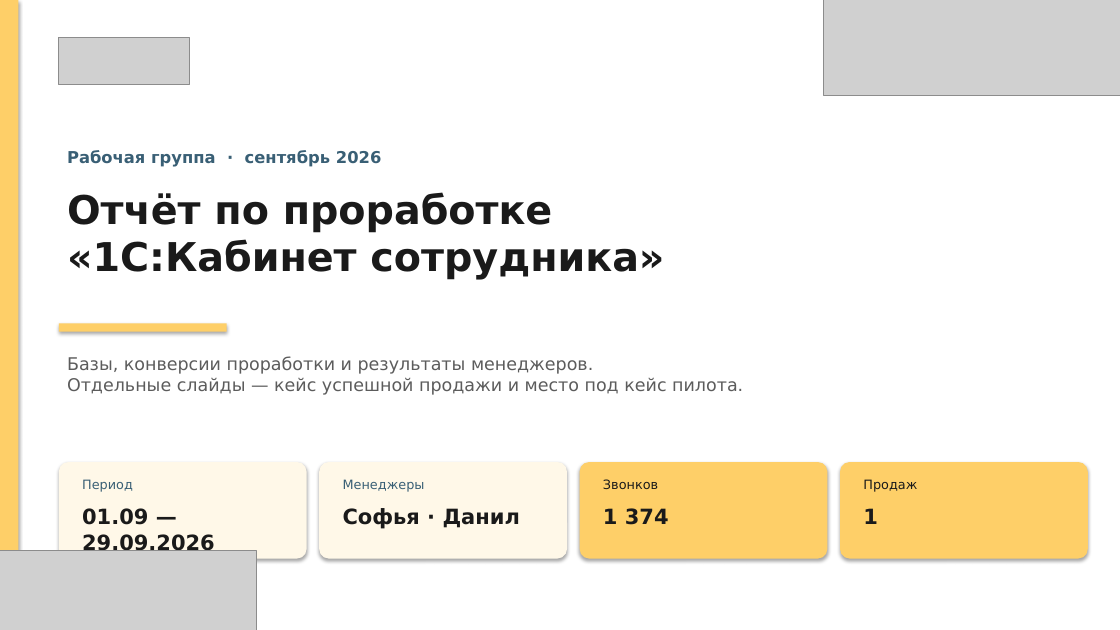
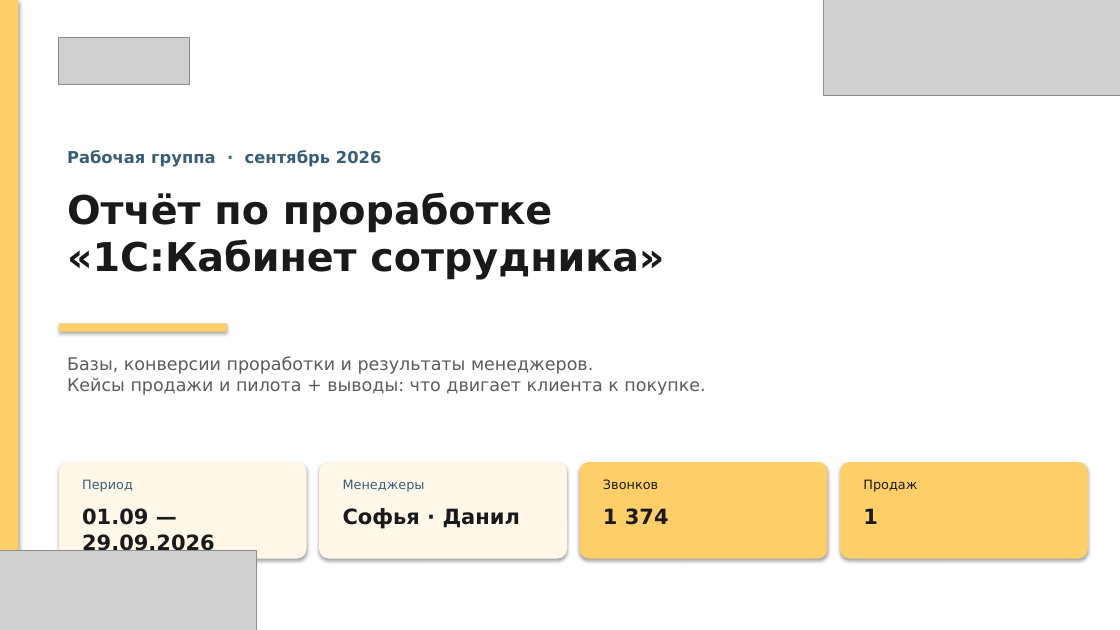
Before and after one commit to daaanilNikonov/for-lisa, a slide deck: slide 1 of presentation/KS_Report_September_2026.pptx. Drawn at 1120x630 pixels with LibreOffice and Linux fonts; fonts in the diff are those of the drawing; grey boxes stand for pictures. Boxes give left, top, right and bottom in pixels: in the first picture for what was removed or moved away, otherwise in the second. Text is boxed around its words. In the diff, an @@ line names an element or a change of style, - is before the commit and + after.

```diff
--- a/presentation/KS_Report_September_2026.pptx
+++ b/presentation/KS_Report_September_2026.pptx
@@ text at box(67, 356, 705, 395): text changed @@
-Базы, конверсии проработки и результаты менеджеров.
-Отдельные слайды — кейс успешной продажи и место под кейс пилота.
+Базы, конверсии проработки и результаты менеджеров.
+Кейсы продажи и пилота + выводы: что двигает клиента к покупке.
```
Also in this commit, not shown: 5 other slides changed, 2 slides added, 1 slide removed, 2 other files.
